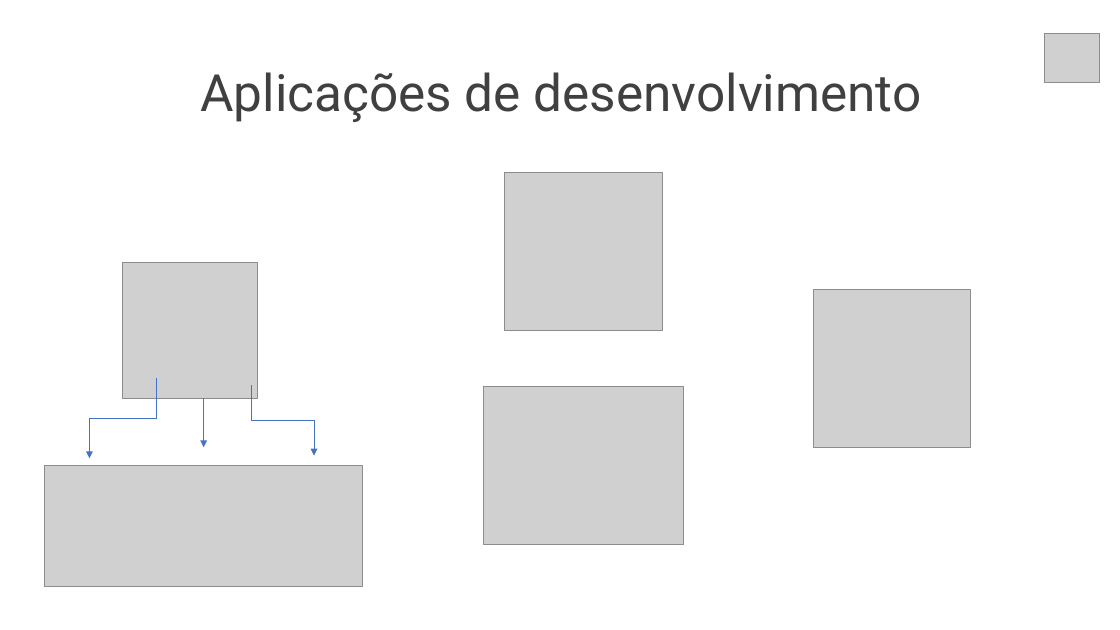
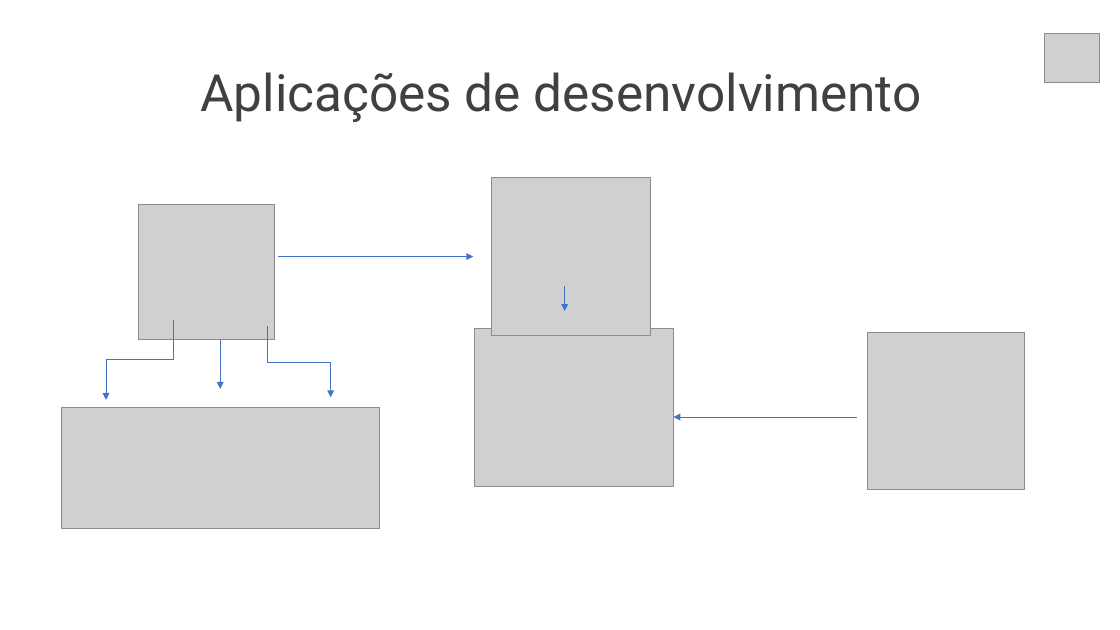
Before and after one commit to larissaSousa1998/segunda-sprint, a slide deck: slide 15 of Documentacao/Sobre o projeto/Apresentação Synergy.pptx. Drawn at 1120x630 pixels with LibreOffice and Linux fonts; fonts in the diff are those of the drawing; grey boxes stand for pictures. Boxes give left, top, right and bottom in pixels: in the first picture for what was removed or moved away, otherwise in the second. Text is boxed around its words. In the diff, an @@ line names an element or a change of style, - is before the commit and + after.

```diff
--- a/Documentacao/Sobre o projeto/Apresentação Synergy.pptx
+++ b/Documentacao/Sobre o projeto/Apresentação Synergy.pptx
@@ picture: place and size @@
-picture at bbox=[504, 172, 662, 330]
+picture at bbox=[492, 177, 649, 335]
@@ arrow added from (278, 256) to (473, 256), #4472C4 0.5 pt @@
@@ arrow added from (565, 286) to (565, 311), #4472C4 0.5 pt @@
@@ picture: place and size @@
-picture at bbox=[484, 387, 683, 545]
+picture at bbox=[474, 329, 673, 486]
@@ 2 elbow arrows, 1 picture, 1 arrow: place and size @@
-2 elbow arrows, 1 picture, 1 arrow at bbox=[89, 262, 314, 459]
+2 elbow arrows, 1 picture, 1 arrow at bbox=[106, 204, 331, 400]
@@ picture: place and size @@
-picture at bbox=[813, 290, 971, 448]
+picture at bbox=[868, 332, 1026, 490]
@@ picture: place and size @@
-picture at bbox=[45, 465, 363, 586]
+picture at bbox=[61, 408, 380, 528]
@@ arrow added from (857, 417) to (674, 417), #4472C4 0.5 pt @@
```
Also in this commit, not shown: 10 other slides changed, 1 slide added, 9 other files.
